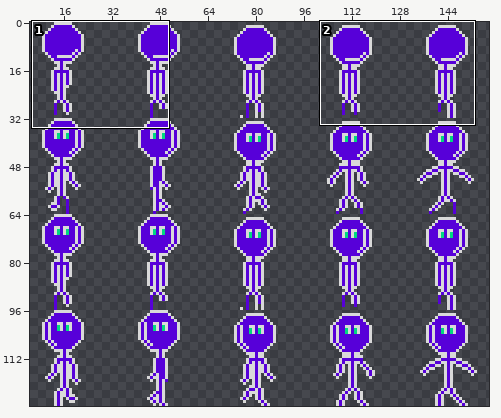
One commit to this sprite sheet: assets/dummy/character_walking.png. The picture above shows the old version from afar; the outline marks the close-up.
Close-up. Before the commit:
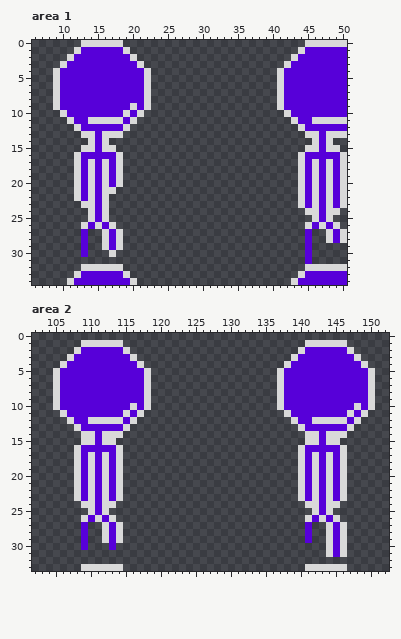
The file is 160x128 pixels. Colours within 5 levels of each other are drawn and written as one. Shown: area 1: x 6..50, y 0..34; area 2: x 102..152, y 0..33. The wide view leaves out empty margins. The commit also changed other parts of the picture, which this record leaves out.
After the commit:
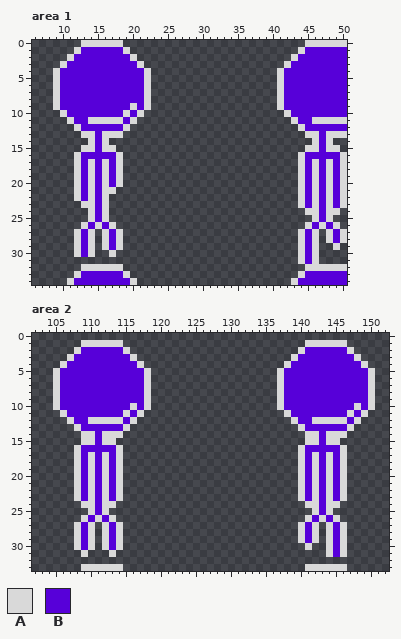
Palette (. is transparent): A #d9d9d9  B #5700d9
Changes in this commit:
--- area 1
@@ x 6..50 @@
 26 .......ABABA...........................ABABA.
-27 .......B..ABA..........................B..ABA
-28 .......B..ABA..........................B..ABA
-29 .......B..ABA..........................B.....
-30 .......B...A...........................B.....
-31 .......................................B.....
+27 ......ABA.ABA.........................ABA.ABA
+28 ......ABA.ABA.........................ABA.ABA
+29 ......ABA.ABA.........................ABA..A.
+30 ......ABA..A..........................ABA....
+31 ......................................ABA....
 32 .......AAAAAA..........................AAAAAA
--- area 2
@@ x 102..152 @@
 26 .......ABABA...........................ABABA.......
-27 .......B..ABA..........................B..ABA......
-28 .......B..ABA..........................B..ABA......
-29 .......B..ABA..........................B..ABA......
-30 .......B...B..............................ABA......
-31 ..........................................ABA......
+27 ......ABA.ABA.........................ABA.ABA......
+28 ......ABA.ABA.........................ABA.ABA......
+29 ......ABA.ABA.........................ABA.ABA......
+30 ......ABA.ABA..........................A..ABA......
+31 .......A...A..............................ABA......
 32 ...................................................
Where, in picture pixels (left, top, right, bottom), the same in both close-ups:
added: (74, 229, 95, 257)
added: (298, 229, 340, 264)
added: (74, 522, 123, 557)
added: (298, 522, 319, 550)
